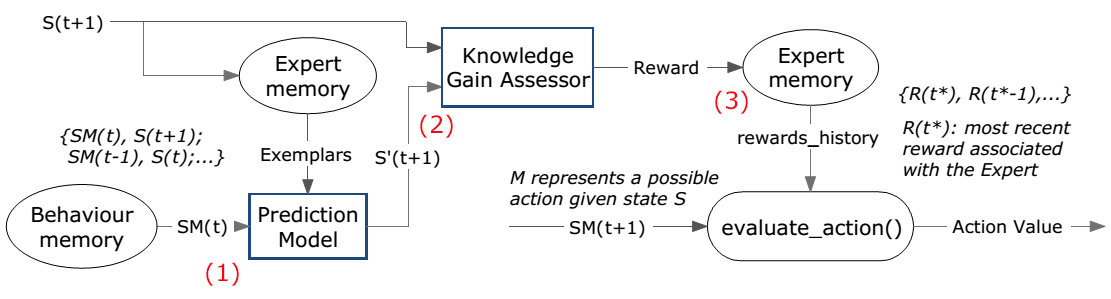
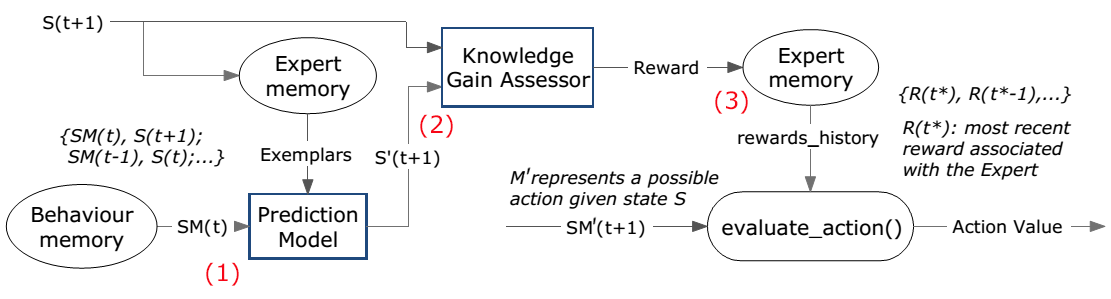
Two versions of the same layered image (1111×299). Layer-by-layer changes:
added layer "Layer 1" above "Layer 2 copy" over left=506, top=220, right=593, bottom=235
added layer "Layer 2 copy" above "Layer 2" over left=523, top=167, right=531, bottom=177
added layer "Layer 2" above "Layer 0" over left=589, top=216, right=597, bottom=228
painted on "Layer 0" over left=506, top=216, right=596, bottom=235
added layer "Background" over left=506, top=167, right=597, bottom=235
